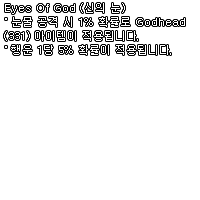
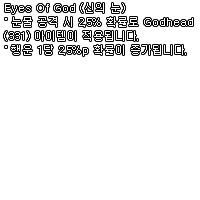
Revision of a layered (200, 200) image; what changed, layer by layer:
renamed "Eyes Of God (신의 눈) ˚ 눈물 공격 시 1% 확률로 Godhead (331) 아이템이 적용됩니다. ˚" to "Eyes Of God (신의 눈) ˚ 눈물 공격 시 2.5% 확률로 Godhead (331) 아이템이 적용됩니다.", painted on it over [58, 16, 193, 56]
